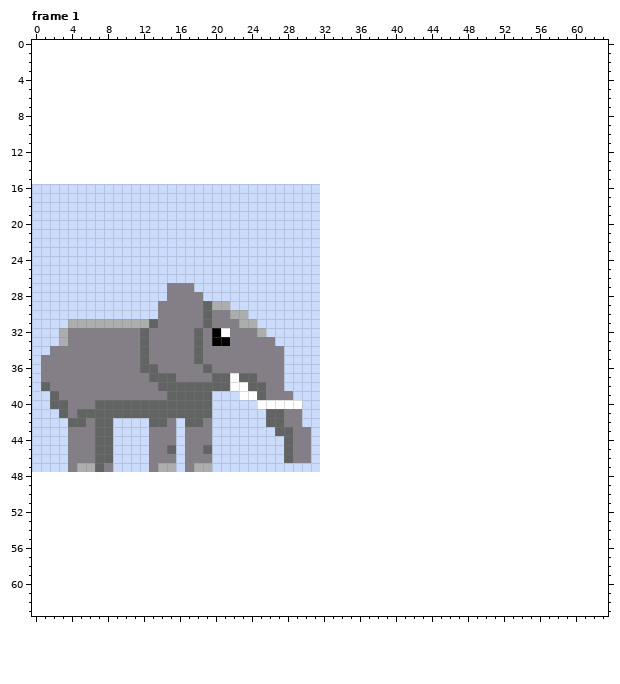
Pixel-art file, stored at Elephant.aseprite. Above, as it was before the edit.
32x32 pixels, 1 frame. Shown: frame 1. The old version is drawn lined up with the new one, on the new canvas. The commit also changed other frames, which this record leaves out.
New version:
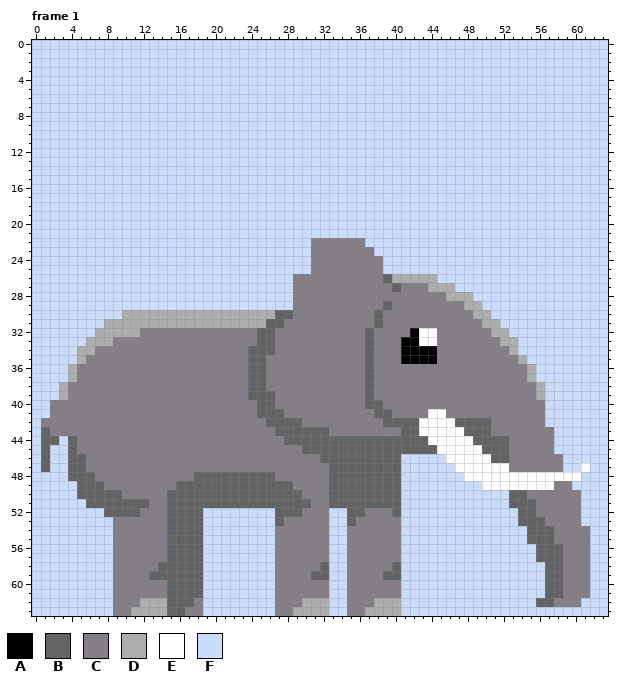
Palette (. is transparent): A #000000  B #626363  C #847e87  D #acadad  E #ffffff  F #cbdbfc
Changes in this commit:
canvas 32x32 -> 64x64, the old top-left corner now at 0,16
Changed rows in their new state; - is an unchanged pixel.
Frame 1:
first column x 0:
 0 FFFFFFFFFFFFFFFFFFFFFFFFFFFFFFFFFFFFFFFFFFFFFFFFFFFFFFFFFFFFFFFF
 1 FFFFFFFFFFFFFFFFFFFFFFFFFFFFFFFFFFFFFFFFFFFFFFFFFFFFFFFFFFFFFFFF
 2 FFFFFFFFFFFFFFFFFFFFFFFFFFFFFFFFFFFFFFFFFFFFFFFFFFFFFFFFFFFFFFFF
 3 FFFFFFFFFFFFFFFFFFFFFFFFFFFFFFFFFFFFFFFFFFFFFFFFFFFFFFFFFFFFFFFF
 4 FFFFFFFFFFFFFFFFFFFFFFFFFFFFFFFFFFFFFFFFFFFFFFFFFFFFFFFFFFFFFFFF
 5 FFFFFFFFFFFFFFFFFFFFFFFFFFFFFFFFFFFFFFFFFFFFFFFFFFFFFFFFFFFFFFFF
 6 FFFFFFFFFFFFFFFFFFFFFFFFFFFFFFFFFFFFFFFFFFFFFFFFFFFFFFFFFFFFFFFF
 7 FFFFFFFFFFFFFFFFFFFFFFFFFFFFFFFFFFFFFFFFFFFFFFFFFFFFFFFFFFFFFFFF
 8 FFFFFFFFFFFFFFFFFFFFFFFFFFFFFFFFFFFFFFFFFFFFFFFFFFFFFFFFFFFFFFFF
 9 FFFFFFFFFFFFFFFFFFFFFFFFFFFFFFFFFFFFFFFFFFFFFFFFFFFFFFFFFFFFFFFF
10 FFFFFFFFFFFFFFFFFFFFFFFFFFFFFFFFFFFFFFFFFFFFFFFFFFFFFFFFFFFFFFFF
11 FFFFFFFFFFFFFFFFFFFFFFFFFFFFFFFFFFFFFFFFFFFFFFFFFFFFFFFFFFFFFFFF
12 FFFFFFFFFFFFFFFFFFFFFFFFFFFFFFFFFFFFFFFFFFFFFFFFFFFFFFFFFFFFFFFF
13 FFFFFFFFFFFFFFFFFFFFFFFFFFFFFFFFFFFFFFFFFFFFFFFFFFFFFFFFFFFFFFFF
14 FFFFFFFFFFFFFFFFFFFFFFFFFFFFFFFFFFFFFFFFFFFFFFFFFFFFFFFFFFFFFFFF
15 FFFFFFFFFFFFFFFFFFFFFFFFFFFFFFFFFFFFFFFFFFFFFFFFFFFFFFFFFFFFFFFF
16 --------------------------------FFFFFFFFFFFFFFFFFFFFFFFFFFFFFFFF
17 --------------------------------FFFFFFFFFFFFFFFFFFFFFFFFFFFFFFFF
18 --------------------------------FFFFFFFFFFFFFFFFFFFFFFFFFFFFFFFF
19 --------------------------------FFFFFFFFFFFFFFFFFFFFFFFFFFFFFFFF
20 --------------------------------FFFFFFFFFFFFFFFFFFFFFFFFFFFFFFFF
21 --------------------------------FFFFFFFFFFFFFFFFFFFFFFFFFFFFFFFF
22 -------------------------------CCCCCCFFFFFFFFFFFFFFFFFFFFFFFFFFF
23 -------------------------------CCCCCCCFFFFFFFFFFFFFFFFFFFFFFFFFF
24 -------------------------------CCCCCCCCFFFFFFFFFFFFFFFFFFFFFFFFF
25 -------------------------------CCCCCCCCFFFFFFFFFFFFFFFFFFFFFFFFF
26 -----------------------------CCCCCCCCCCBDDDDDFFFFFFFFFFFFFFFFFFF
27 ---------------FFF-----------CCCCCCCCCCCBCCCDDDFFFFFFFFFFFFFFFFF
28 ---------------FFFF----------CCCCCCCCCCCCCCCCCDDDFFFFFFFFFFFFFFF
29 --------------FFFFFFFF-------CCCCCCCCCCBCCCCCCCCDDFFFFFFFFFFFFFF
30 ----------DDDDDDDDDDDD--DDDBBCCCCCCCCCBCCCCCCCCCCDDFFFFFFFFFFFFF
31 ----FFFF-----DDDDDDDDDD--DBBCCCCCCCCCCBCCCCCCCCCCCDDFFFFFFFFFFFF
32 ---FFFFDDDDDC-----C-CC---BBCCCCCCCCCCBCCCCAEECCCCCCDDFFFFFFFFFFF
33 ---FFFDDD---C-----C-CC---BBCCCCCCCCCCBCCCAAEECCCCCCCDDFFFFFFFFFF
34 --FFFDD-----C-----C-----BBB-CCCCCCCCCBCCCAAAACCCCCCCCDFFFFFFFFFF
35 -FFFFD------C-----C-----BB--CCCCCCCCCBCCCAAAACCCCCCCCCDFFFFFFFFF
36 -FFFD-------CC-----C----BB--CCCCCCCCCBCCCCCCCCCCCCCCCCCDFFFFFFFF
37 -FFFD--------CCC----CCCC-B--CCCCCCCCCBCCCCCCCCCCCCCCCCCDFFFFFFFF
38 -FFD----------CCCCCCCCCC----CCCCCCCCCBCCCCCCCCCCCCCCCCCCDFFFFFFF
39 --FD-----------CCCCCCCCCB-B--CCCCCCCCBCCCCCCCCCCCCCCCCCCDFFFFFFF
40 --CC---CCCCCCCCCCCCCCCCCCBBCCCCCCCCCCBBCCCCCCCCCCCCCCCCCCFFFFFFF
41 --CC-CCCCCCCCCCCCCCCCCCCCB----CCCCCCCCBBCCCCEECCCCCCCCCCCFFFFFFF
42 -CCCCC-CCCCCCCC-CCC-CCCCCC--BBCCCCCCCCCBBBBEEEEBBBBCCCCCCFFFFFFF
43 -BCC---CCCCCC---C---CCCCCCC--BBBBCCCCCCCCBBEEEEEBBBCCCCCCCFFFFFF
44 -BB-B--CCCCCC---C---CCCCCCCC-BBBBBBBBBBBBBBBEEEEEBBBBCCCCCFFFFFF
45 -B--B--CCCCCC--CC--CCCCCCCCCC-BBBBBBBBBBBBBBBEEEEEBBBCCCCCFFFFFF
46 -B--BB-CCCCCC---C---CCCCCCCCC--CBBBBBBBBBFFFFFEEEEEBBCCCCCCFFFFF
47 -B--BBCC-CCCC-CCC-CCCCCCCCCCCCCCCBBBBBBBBFFFFFFEEEEEECCCCCCFFEFF
48 FFFFBBBCCCCCCCCCCCBBBBBBBBBCCCCCCBBBBBBBBFFFFFFFEEEEEEEEEEEEEFFF
49 FFFFFBBBCCCCCCCCBBBBBBBBBBBBBCCCCBBBBBBBBFFFFFFFFFEEEEEEEECCFFFF
50 FFFFFBBBBBCCCCCBBBBBBBBBBBBBBBCCCBBBBBBBBFFFFFFFFFFFFBBCCCCCCFFF
51 FFFFFFBBBBBBBCCBBBBBBBBBBBBBBBBCCBBBBBBBBFFFFFFFFFFFFBBBCCCCCFFF
52 FFFFFFFFBBBBCCCBBBBFFFFFFFFBBBCCCFFBBCCCBFFFFFFFFFFFFFBBCCCCCFFF
53 FFFFFFFFFCCCCCCBBBBFFFFFFFFBCCCCCFFBCCCCCFFFFFFFFFFFFFBBBCCCCFFF
54 FFFFFFFFFCCCCCCBBBBFFFFFFFFCCCCCCFFCCCCCCFFFFFFFFFFFFFFBBBCCCCFF
55 FFFFFFFFFCCCCCCBBBBFFFFFFFFCCCCCCFFCCCCCCFFFFFFFFFFFFFFBBBCCCCFF
56 FFFFFFFFFCCCCCCBBBBFFFFFFFFCCCCCCFFCCCCCCFFFFFFFFFFFFFFFBBBCCCFF
57 FFFFFFFFFCCCCCCBBBBFFFFFFFFCCCCCCFFCCCCCCFFFFFFFFFFFFFFFBBBCCCFF
58 FFFFFFFFFCCCCCBBBBBFFFFFFFFCCCCCBFFCCCCCBFFFFFFFFFFFFFFFFBBCCCFF
59 FFFFFFFFFCCCCBBBBBBFFFFFFFFCCCCBBFFCCCCBBFFFFFFFFFFFFFFFFBBCCCFF
60 FFFFFFFFFCCCCCCBBBBFFFFFFFFCCCCCCFFCCCCCCFFFFFFFFFFFFFFFFBBCCCFF
61 FFFFFFFFFCCCCCCBBBBFFFFFFFFCCCCCCFFCCCCCCFFFFFFFFFFFFFFFFBBCCCFF
62 FFFFFFFFFCCCDDDBBBCFFFFFFFFCCCDDDFFCCCDDDFFFFFFFFFFFFFFFBBCCCFFF
63 FFFFFFFFFCCDDDDBBCCFFFFFFFFCCDDDDFFCCDDDDFFFFFFFFFFFFFFFFFFFFFFF
Pixel boxes of the changes (left, top, right, bottom) in both pictures:
changed: (32, 40, 608, 616)
